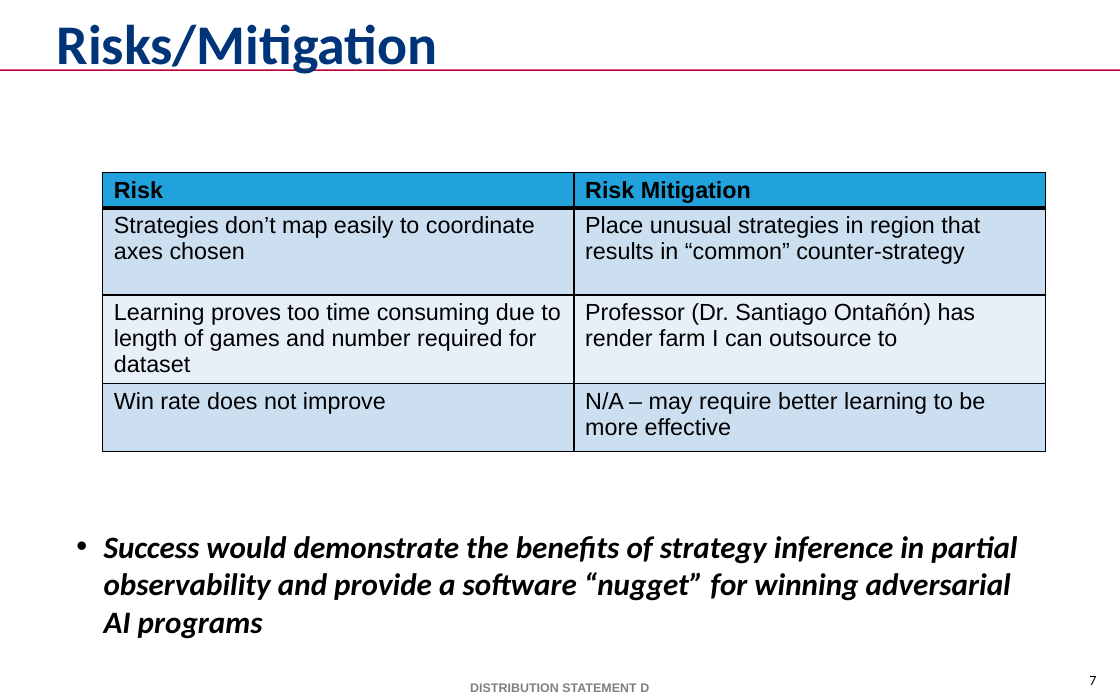
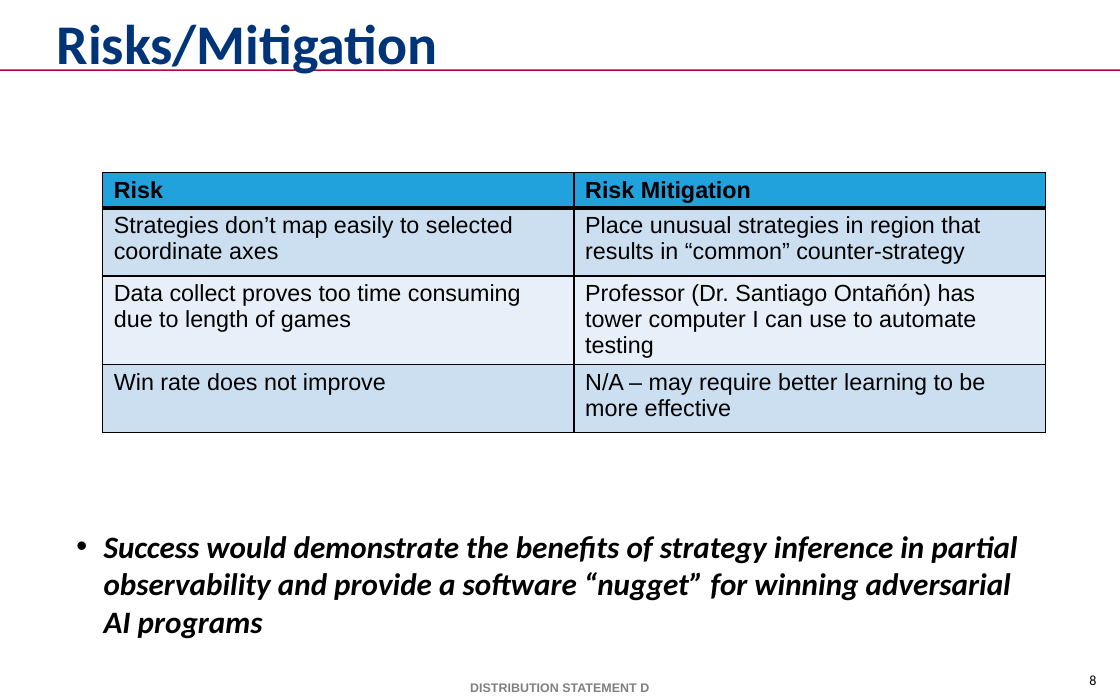
Before and after one commit to mikewkozak/IRE, a slide deck: slide 8 of Documentation/mkozak - Intent Recognition Engine.pptx (slide 7 before the commit). Drawn at 1120x700 pixels with LibreOffice and Linux fonts; fonts in the diff are those of the drawing; background and template pictures are left out. Boxes give left, top, right and bottom in pixels: in the first picture for what was removed or moved away, otherwise in the second. Text is boxed around its words. In the diff, an @@ line names an element or a change of style, - is before the commit and + after.

```diff
--- a/Documentation/mkozak - Intent Recognition Engine.pptx
+++ b/Documentation/mkozak - Intent Recognition Engine.pptx
@@ table at (x1=103, y1=172, x2=1046, y2=439) @@
-row 2, column 1: Strategies don’t map easily to coordinate axes chosen
+row 2, column 1: Strategies don’t map easily to selected coordinate axes
-row 3, column 1: Learning proves too time consuming due to length of games and number required for dataset
+row 3, column 1: Data collect proves too time consuming due to length of games
-row 3, column 2: Professor (Dr. Santiago Ontañón) has render farm I can outsource to
+row 3, column 2: Professor (Dr. Santiago Ontañón) has tower computer I can use to automate testing
@@ page number at (x1=1089, y1=675, x2=1096, y2=685): text changed @@
-7
+8
```
Also in this commit, not shown: 16 other slides changed, 8 slides added, 4 slides removed, 5 other files.
